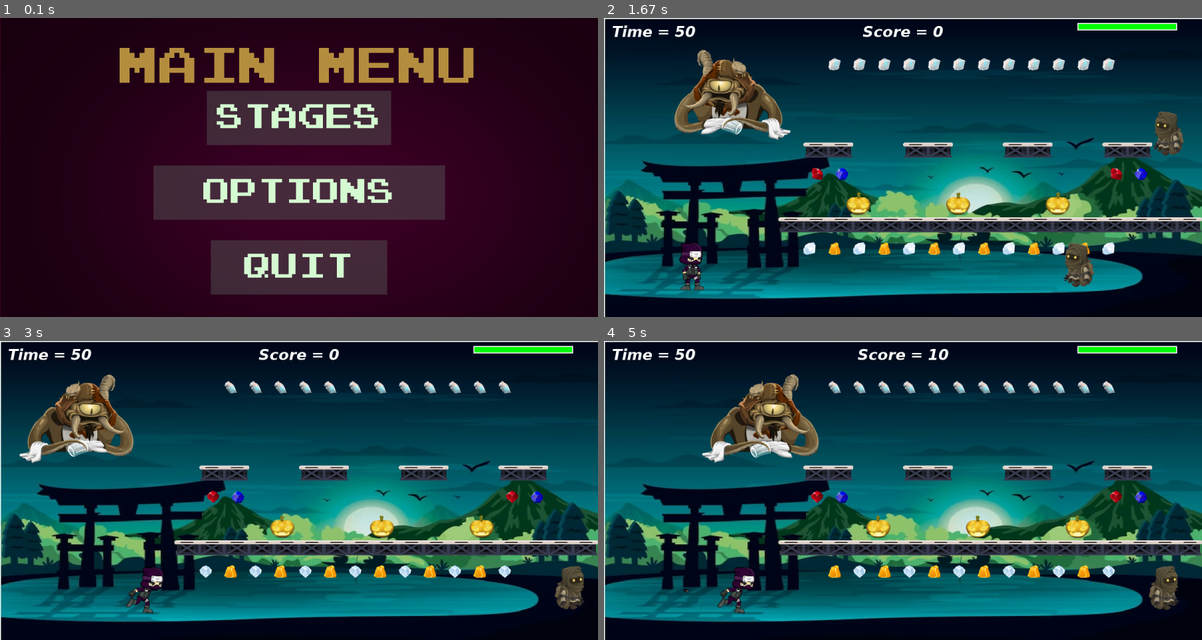
Above: before the commit, frames 1-4 (two rows, left to right).
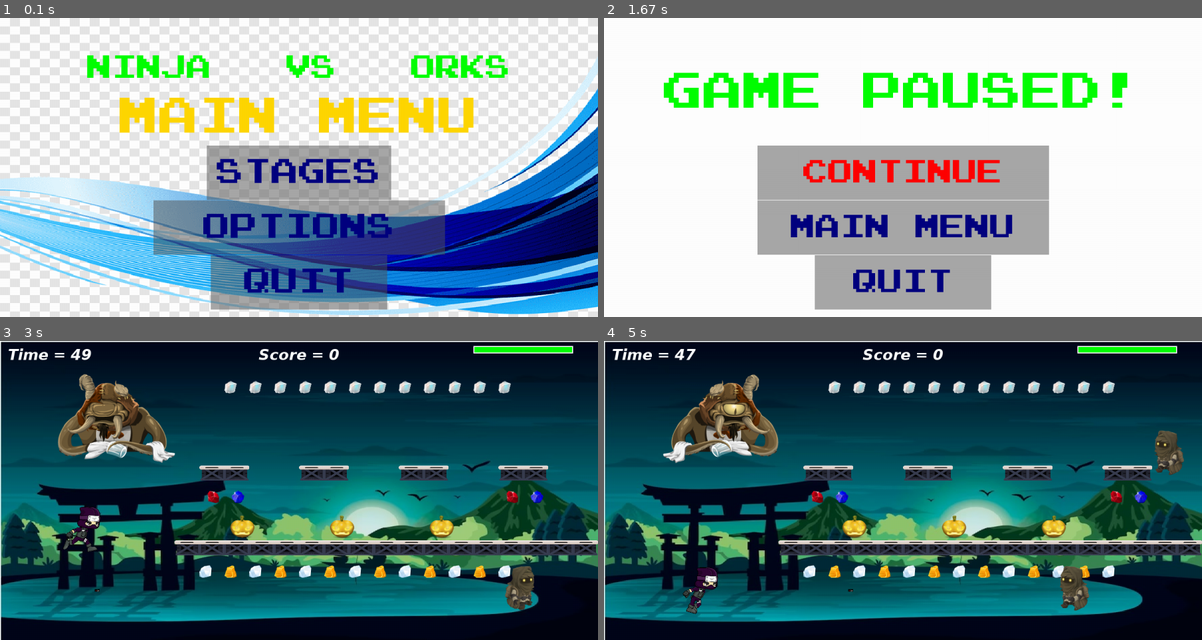
Above: after the commit, the same moments.

Repository: hugog82/gimenezHugo-pygame-tp-final
Game: pygame game, started from main.py
Same seed, same stepped clock (60 frames per second), same inputs: the game is played once before the commit and once after it.
Inputs (mouse positions are in pixels of both pictures, inside the frame that each line leads up to):
- Up to frame 1 (0.1 s): no input
- Up to frame 2 (1.67 s): click "STAGES" at 0.38 s; click "STAGE_2" at 0.72 s; hold P 1-1.47 s; hold Right 1-1.47 s; move the mouse to (1094, 158) at 1.03 s
- Up to frame 3 (3 s): click (299, 496) at 1.67 s, where only the run after the commit has a clickable "CONTINUE"; tap A at 1.97 s; hold Right from 2.53 s (still down); tap Space at 2.6, 2.9 s
- Up to frame 4 (5 s): release Right at 3 s; hold Right 3.03-3.5 s; tap Space at 3.1, 3.4, 3.6, 3.9, 4.17, 4.47, 4.6, 4.9 s; hold Left 3.53-4.07 s; tap A at 3.68 s; hold Left 4.1-4.5 s; hold Right from 4.53 s (still down)

The runs differ from the first frame. In frame 1, 100% of the frame differs, in the area x 0-100%, y 0-100%; in frame 2, 99%; in frame 3, 9.1%; in frame 4, 10%.

Commit message:
interfaz gui

Diff:
--- a/main.py
+++ b/main.py
@@ -19,7 +19,8 @@
 SCREEN = pygame.display.set_mode(SCREEN_SIZE)
 pygame.display.set_caption("Menu")
 
-background = pygame.image.load("assets/Background.png")
+background = pygame.image.load("assets/bg_menu.png")
+background = pygame.transform.scale(background, SCREEN_SIZE)
 stage_flag_1 = False
 stage_flag_2 = False
 stage_flag_3 = False
@@ -32,6 +33,7 @@
     flag = True
     time_game = 50
 
+    pygame.display.set_caption("Stage 1")
     pygame.mixer.set_num_channels(8)
     pygame.mixer.music.load(IMAGE_PATH+"sounds/Street-Mayhem.mp3")
     pygame.mixer.music.play(-1)
@@ -136,6 +138,9 @@
             if event.type == pygame.QUIT:
                 flag = False
                 sys.exit()
+            if event.type == pygame.KEYDOWN:
+                if event.key == pygame.K_p:
+                    pause()
             if event.type == event_time_1000_ms:
                 time_game -= 1
             if event.type == event_time_shoot_2000_ms:
@@ -212,15 +217,13 @@
 def stage_2():
     flag = True
     time_game = 50
-    event_time_1000_ms = pygame.USEREVENT
-    pygame.time.set_timer(event_time_1000_ms,1000)
-
-    event_time_shoot_5000_ms = pygame.USEREVENT +1
-    pygame.time.set_timer(event_time_shoot_5000_ms,5000)
+
 
     clock = pygame.time.Clock()
     background = pygame.image.load("extras/bg_2.jpg")
     background = pygame.transform.scale(background, SCREEN_SIZE)
+
+    pygame.display.set_caption("Stage 2")
 
     pygame.mixer.set_num_channels(8)
     pygame.mixer.music.load(IMAGE_PATH+"sounds/Into-the-Haunted-Forest.mp3")
@@ -230,6 +233,12 @@
     item_sound = pygame.mixer.Sound(IMAGE_PATH+"sounds/coin.mp3")
     player_sound = pygame.mixer.Sound(IMAGE_PATH+"sounds/CHILD6.mp3")
     arrow_sound = pygame.mixer.Sound(IMAGE_PATH+"sounds/throw.mp3")
+
+    event_time_1000_ms = pygame.USEREVENT
+    pygame.time.set_timer(event_time_1000_ms,1000)
+
+    event_time_shoot_5000_ms = pygame.USEREVENT +1
+    pygame.time.set_timer(event_time_shoot_5000_ms,5000)
 
     player = Player(name="Javier",x=SCREEN_WIDTH-SCREEN_WIDTH+25,y=GROUND_LEVEL,speed_walk=25,speed_run=50,gravity=20,frame_rate_ms=50,move_rate_ms=50,jump_power=100,jump_height=120,p_scale=0.22)
 
@@ -308,6 +317,9 @@
             if event.type == pygame.QUIT:
                 flag = False
                 sys.exit()
+            if event.type == pygame.KEYDOWN:
+                if event.key == pygame.K_p:
+                    pause()
             if event.type == event_time_1000_ms:
                 time_game -= 1
             if event.type == event_time_shoot_5000_ms:
@@ -385,15 +397,11 @@
     flag = True
     time_game = 15
 
-    event_time_1000_ms = pygame.USEREVENT
-    pygame.time.set_timer(event_time_1000_ms,1000)
-
-    event_time_shoot_2000_ms = pygame.USEREVENT +1
-    pygame.time.set_timer(event_time_shoot_2000_ms,5000)
-
     clock = pygame.time.Clock()
     background = pygame.image.load("extras/bg_3.png")
     background = pygame.transform.scale(background, SCREEN_SIZE)
+
+    pygame.display.set_caption("Stage 3")
 
     pygame.mixer.set_num_channels(8)
     pygame.mixer.music.load(IMAGE_PATH+"sounds/Insane-Gameplay.mp3")
@@ -403,6 +411,12 @@
     item_sound = pygame.mixer.Sound(IMAGE_PATH+"sounds/coin.mp3")
     player_sound = pygame.mixer.Sound(IMAGE_PATH+"sounds/CHILD6.mp3")
     arrow_sound = pygame.mixer.Sound(IMAGE_PATH+"sounds/throw.mp3")
+
+    event_time_1000_ms = pygame.USEREVENT
+    pygame.time.set_timer(event_time_1000_ms,1000)
+
+    event_time_shoot_2000_ms = pygame.USEREVENT +1
+    pygame.time.set_timer(event_time_shoot_2000_ms,5000)
 
     player = Player(name="Nadia",x=SCREEN_WIDTH-SCREEN_WIDTH+25,y=GROUND_LEVEL,speed_walk=25,speed_run=50,gravity=20,frame_rate_ms=50,move_rate_ms=50,jump_power=100,jump_height=120,p_scale=0.22)
 
@@ -464,6 +478,9 @@
             if event.type == pygame.QUIT:
                 flag = False
                 sys.exit()
+            if event.type == pygame.KEYDOWN:
+                if event.key == pygame.K_p:
+                    pause()
             if event.type == event_time_1000_ms:
                 time_game -= 1
             if event.type == event_time_shoot_2000_ms:
@@ -578,7 +595,7 @@
         SCREEN.blit(OPTIONS_TEXT, OPTIONS_RECT)
 
         OPTIONS_BACK = Button(image=None, pos=(600, 400),
-                            text_input="BACK TO STAGES", font=get_font(75), base_color="Black", hovering_color="Green")
+                            text_input="BACK TO STAGES", font=get_font(45), base_color="Black", hovering_color="Green")
 
         OPTIONS_BACK.changeColor(OPTIONS_MOUSE_POS)
         OPTIONS_BACK.update(SCREEN)
@@ -607,7 +624,7 @@
         SCREEN.blit(OPTIONS_TEXT, OPTIONS_RECT)
 
         OPTIONS_BACK = Button(image=None, pos=(600, 400),
-                            text_input="BACK TO STAGES", font=get_font(75), base_color="Black", hovering_color="Green")
+                            text_input="BACK TO STAGES", font=get_font(45), base_color="Black", hovering_color="Green")
 
         OPTIONS_BACK.changeColor(OPTIONS_MOUSE_POS)
         OPTIONS_BACK.update(SCREEN)
@@ -636,7 +653,7 @@
         SCREEN.blit(OPTIONS_TEXT, OPTIONS_RECT)
 
         OPTIONS_BACK = Button(image=None, pos=(600, 400),
-                            text_input="BACK TO STAGES", font=get_font(75), base_color="Black", hovering_color="Green")
+                            text_input="BACK TO STAGES", font=get_font(45), base_color="Black", hovering_color="Green")
 
         OPTIONS_BACK.changeColor(OPTIONS_MOUSE_POS)
         OPTIONS_BACK.update(SCREEN)
@@ -650,6 +667,45 @@
                     stages()
 
         pygame.display.update()
+
+def pause ():
+    clock = pygame.time.Clock()
+    paused = True
+    while paused:
+        SCREEN.fill("white")
+        MENU_MOUSE_POS = pygame.mouse.get_pos()
+
+        PAUSE_TEXT= get_font(80).render("GAME PAUSED!", True, "green")
+        PAUSE_RECT = PAUSE_TEXT.get_rect(center=(600, 150))
+
+        CONTINUE_BUTTON = Button(image=pygame.image.load("assets/Options Rect.png"), pos=(600, 310),
+                            text_input="CONTINUE", font=get_font(50), base_color="navy", hovering_color="red")
+        MAIN_BUTTON = Button(image=pygame.image.load("assets/Options Rect.png"), pos=(600, 420),
+                            text_input="MAIN MENU", font=get_font(50), base_color="navy", hovering_color="red")
+        QUIT_BUTTON = Button(image=pygame.image.load("assets/Quit Rect.png"), pos=(600, 530),
+                            text_input="QUIT", font=get_font(50), base_color="navy", hovering_color="red")
+
+        SCREEN.blit(PAUSE_TEXT, PAUSE_RECT)
+
+        for button in [CONTINUE_BUTTON, MAIN_BUTTON, QUIT_BUTTON]:
+            button.changeColor(MENU_MOUSE_POS)
+            button.update(SCREEN)
+
+        for event in pygame.event.get():
+            if event.type == pygame.QUIT:
+                pygame.quit()
+                sys.exit()
+            if event.type == pygame.MOUSEBUTTONDOWN:
+                if CONTINUE_BUTTON.checkForInput(MENU_MOUSE_POS):
+                    paused = False
+                if MAIN_BUTTON.checkForInput(MENU_MOUSE_POS):
+                    main_menu()
+                if QUIT_BUTTON.checkForInput(MENU_MOUSE_POS):
+                    pygame.quit()
+                    sys.exit()
+
+        pygame.display.update()
+        clock.tick(5)
 
 def stages():
     pygame.mixer.music.stop()
@@ -658,19 +714,19 @@
 
         MENU_MOUSE_POS = pygame.mouse.get_pos()
 
-        MENU_TEXT = get_font(80).render("STAGES", True, "#b68f40")
+        MENU_TEXT = get_font(80).render("STAGES", True, "gold")
         MENU_RECT = MENU_TEXT.get_rect(center=(600, 100))
 
         STAGE_1_BUTTON = Button(image=pygame.image.load("assets/stage_rect.png"), pos=(600, 200),
-                            text_input="STAGE_1", font=get_font(30), base_color="#d7fcd4", hovering_color="White")
+                            text_input="STAGE_1", font=get_font(30), base_color="navy", hovering_color="red")
         STAGE_2_BUTTON = Button(image=pygame.image.load("assets/stage_rect.png"), pos=(600, 270),
-                            text_input="STAGE_2", font=get_font(30), base_color="#d7fcd4", hovering_color="White")
+                            text_input="STAGE_2", font=get_font(30), base_color="navy", hovering_color="red")
         STAGE_3_BUTTON = Button(image=pygame.image.load("assets/stage_rect.png"), pos=(600, 340),
-                            text_input="STAGE_3", font=get_font(30), base_color="#d7fcd4", hovering_color="White")
+                            text_input="STAGE_3", font=get_font(30), base_color="navy", hovering_color="red")
         MAIN_BUTTON = Button(image=pygame.image.load("assets/stage_rect.png"), pos=(600, 410),
-                            text_input="MAIN", font=get_font(30), base_color="#d7fcd4", hovering_color="White")
+                            text_input="MAIN", font=get_font(30), base_color="navy", hovering_color="red")
         QUIT_BUTTON = Button(image=pygame.image.load("assets/Quit_Rect_Small.png"), pos=(600, 480),
-                            text_input="QUIT", font=get_font(30), base_color="#d7fcd4", hovering_color="White")
+                            text_input="QUIT", font=get_font(30), base_color="navy", hovering_color="red")
 
         SCREEN.blit(MENU_TEXT, MENU_RECT)
 
@@ -709,19 +765,23 @@
 
         MENU_MOUSE_POS = pygame.mouse.get_pos()
 
-        MENU_TEXT = get_font(80).render("MAIN MENU", True, "#b68f40")
-        MENU_RECT = MENU_TEXT.get_rect(center=(600, 100))
-
-        PLAY_BUTTON = Button(image=pygame.image.load("assets/Play Rect.png"), pos=(600, 200),
-                            text_input="STAGES", font=get_font(55), base_color="#d7fcd4", hovering_color="White")
-        OPTIONS_BUTTON = Button(image=pygame.image.load("assets/Options Rect.png"), pos=(600, 350),
-                            text_input="OPTIONS", font=get_font(55), base_color="#d7fcd4", hovering_color="White")
-        QUIT_BUTTON = Button(image=pygame.image.load("assets/Quit Rect.png"), pos=(600, 500),
-                            text_input="QUIT", font=get_font(55), base_color="#d7fcd4", hovering_color="White")
-
+        GAME_TEXT = get_font(50).render("NINJA   VS   ORKS", True, "green")
+        GAME_RECT = GAME_TEXT.get_rect(center=(600, 100))
+
+        MENU_TEXT = get_font(80).render("MAIN MENU", True, "gold")
+        MENU_RECT = MENU_TEXT.get_rect(center=(600, 200))
+
+        STAGES_BUTTON = Button(image=pygame.image.load("assets/Play Rect.png"), pos=(600, 310),
+                            text_input="STAGES", font=get_font(55), base_color="navy", hovering_color="red")
+        OPTIONS_BUTTON = Button(image=pygame.image.load("assets/Options Rect.png"), pos=(600, 420),
+                            text_input="OPTIONS", font=get_font(55), base_color="navy", hovering_color="red")
+        QUIT_BUTTON = Button(image=pygame.image.load("assets/Quit Rect.png"), pos=(600, 530),
+                            text_input="QUIT", font=get_font(55), base_color="navy", hovering_color="red")
+
+        SCREEN.blit(GAME_TEXT, GAME_RECT)
         SCREEN.blit(MENU_TEXT, MENU_RECT)
 
-        for button in [PLAY_BUTTON, OPTIONS_BUTTON, QUIT_BUTTON]:
+        for button in [STAGES_BUTTON, OPTIONS_BUTTON, QUIT_BUTTON]:
             button.changeColor(MENU_MOUSE_POS)
             button.update(SCREEN)
 
@@ -730,7 +790,7 @@
                 pygame.quit()
                 sys.exit()
             if event.type == pygame.MOUSEBUTTONDOWN:
-                if PLAY_BUTTON.checkForInput(MENU_MOUSE_POS):
+                if STAGES_BUTTON.checkForInput(MENU_MOUSE_POS):
                     stages()
                 if OPTIONS_BUTTON.checkForInput(MENU_MOUSE_POS):
                     options()
Not shown, changed: score.css
